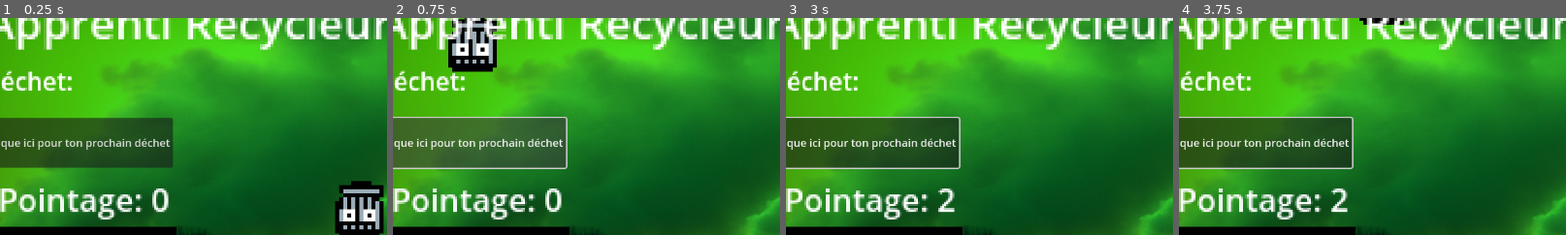
Above: before the commit, frames 1-4 (left to right).
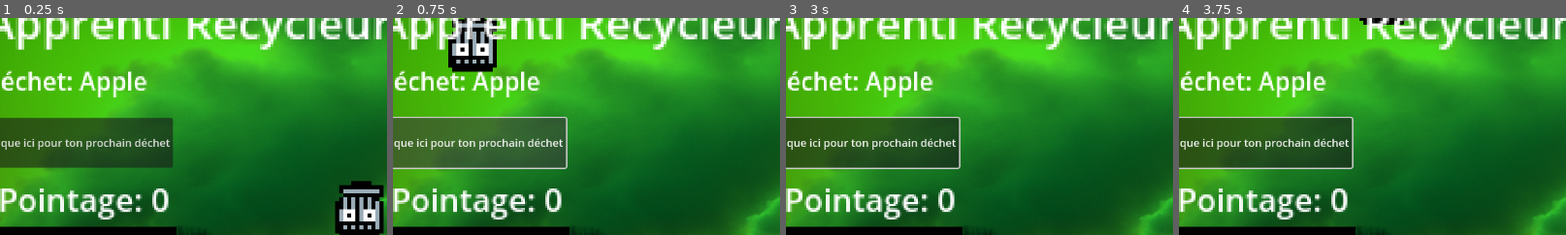
Above: after the commit, the same moments.

Repository: tritimmy/PolyHacks2024-ApprentisRecycleur-Prototype1
Game: Godot game, scene res://game.tscn
The game is run twice, just before and just after one commit, with the same random seed, the same clock (stepped at 60 frames per second) and the same inputs.
Inputs (mouse positions are % of the whole screen's width and height, from its top left):
- Up to frame 1 (0.25 s): no input
- Up to frame 2 (0.75 s): click "Clique ici pour ton prochain …" at 0.5 s
- Up to frame 3 (3 s): click "Clique ici pour ton prochain …" at 1.25 s; click "Clique ici pour ton prochain …" at 2 s; move the mouse to (72, 45) at 2.77 s; click (72, 45) at 2.92 s
- Up to frame 4 (3.75 s): tap Enter at 3.5 s; move the mouse to (30, 55) at 3.52 s; click (30, 55) at 3.67 s
The pictures show only the part of the screen within x 4-54%, y 6-56%; the shares and areas given below are measured in that part.

The runs differ from the first frame. In frame 1, 0.9% of the frame differs, in the area x 20-39%, y 24-37%; in frame 2, 0.9%; in frame 3, 1.2%, in the area x 20-44%, y 24-90%; in frame 4, 1.2%.

Commit message:
allworks

Diff:
--- a/game.gd
+++ b/game.gd
@@ -2,25 +2,47 @@
 
 @onready var Score = 0
 
-@onready var objective = 'orange'
+@onready var bin1_data = ["Apple", "Banana", "Carrot", "Pear"]
+@onready var bin2_data = ["Glass Bottle", "Cup", "Vase", "Mirror"]
+@onready var bin3_data = ["Spoon", "Fork", "Knife", "Key", "Chain"]
+@onready var bin4_data = ["Plastic Bottle", "Plastic Container", "Plastic Bag", "Plastic Toy"]
+@onready var bin5_data = ["Notebook", "Newspaper", "Cardboard", "Paper Bag"]
+@onready var bin6_data = ["Smartphone", "Laptop", "Television", "Camera", "Headphones"]
+
+@onready var bins_data = bin1_data + bin2_data + bin3_data + bin4_data + bin5_data + bin6_data
+
+@onready var objective = 'Apple'
 
 func _process(delta):
 	$pointage.text = "Pointage: " +str(Score)
+	$objective.text = "déchet: " + objective
 
 func _on_bin_1_bin_1_entered():
-	Score = Score + 1
+	for item in bin1_data:
+		if item == objective:
+			Score = Score + 1
 
 func _on_bin_2_bin_2_entered():
-	Score = Score + 1
+	for item in bin2_data:
+		if item == objective:
+			Score = Score + 1
 
 func _on_bin_3_bin_3_entered():
-	Score = Score + 1
+	for item in bin3_data:
+		if item == objective:
+			Score = Score + 1
 
 func _on_bin_4_bin_4_entered():
-	Score = Score + 1
+	for item in bin4_data:
+		if item == objective:
+			Score = Score + 1
 
 func _on_bin_5_bin_5_entered():
-	Score = Score + 1
+	for item in bin5_data:
+		if item == objective:
+			Score = Score + 1
 
 func _on_bin_6_bin_6_entered():
-	Score = Score + 1
+	for item in bin6_data:
+		if item == objective:
+			Score = Score + 1
